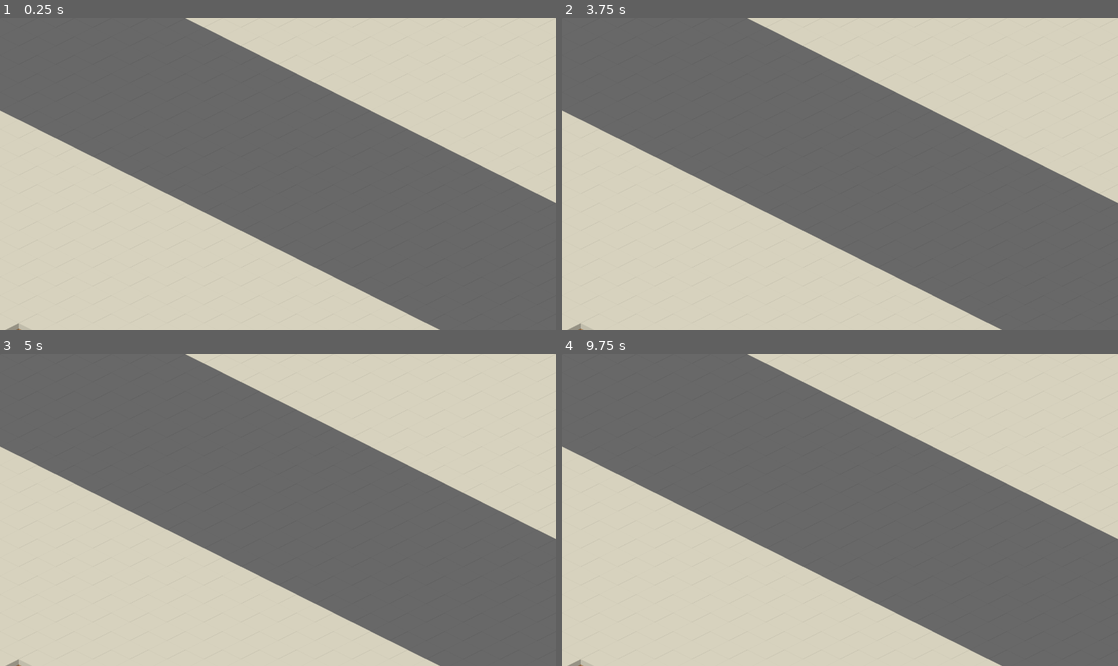
Above: before the commit, frames 1-4 (two rows, left to right).
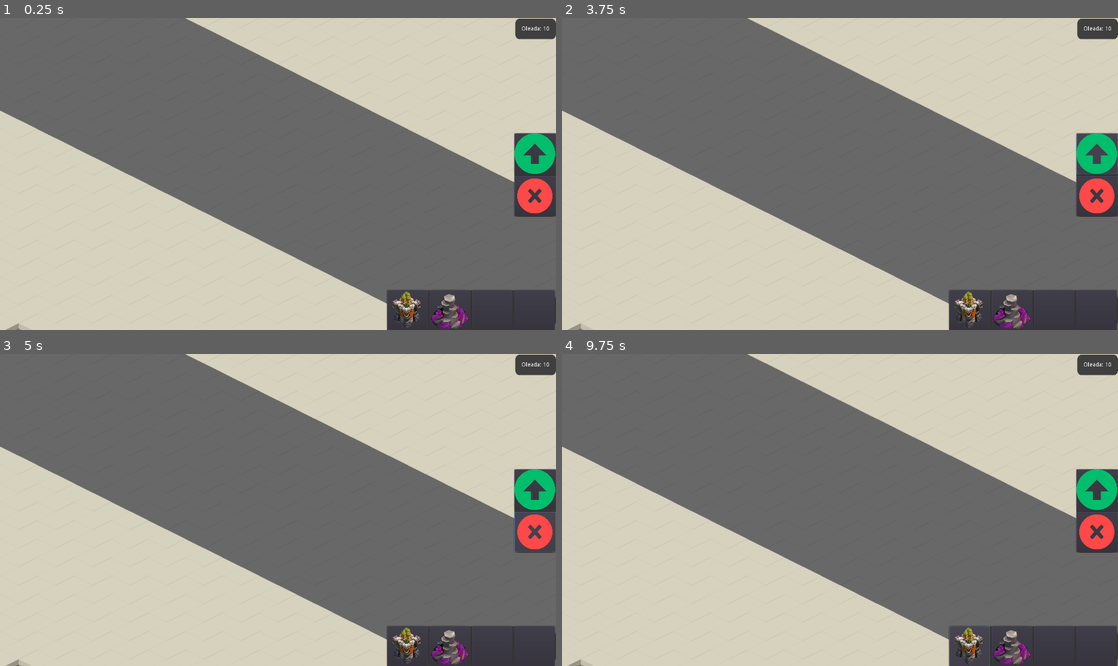
Above: after the commit, the same moments.

Repository: paola0298/CEvsEstudiantes
Game: Godot game, scene res://scenes/Map.tscn
Two runs of this game, one before a commit and one after it. Both use one fixed random seed, a clock stepped at 60 frames per second and the inputs below. This scene is started directly instead of the project's main scene.
Inputs (mouse positions are in pixels of both pictures, inside the frame that each line leads up to):
- Up to frame 1 (0.25 s): no input
- Up to frame 2 (3.75 s): click (967, 311) at 0.52 s; click (1012, 311) at 1.27 s; click (1056, 311) at 2.02 s; click (1095, 311) at 2.77 s; click (1095, 152) at 3.52 s
- Up to frame 3 (5 s): click (533, 531) at 4.27 s
- Up to frame 4 (9.75 s): click (967, 647) at 5.02 s; click (1012, 647) at 5.77 s; click (1056, 647) at 6.52 s; click (1095, 647) at 7.27 s; click (1095, 488) at 8.02 s; click (1095, 531) at 8.77 s; click (967, 647) at 9.52 s

The runs differ from the first frame. In frame 1, 6.3% of the frame differs, in the area x 69-100%, y 0-100%; in frame 2, 6.3%; in frame 3, 6.3%; in frame 4, 6.3%.

Commit message:
gui changes}

Diff:
--- a/godot-project/project.godot
+++ b/godot-project/project.godot
@@ -24,6 +24,8 @@
 window/size/width=1366
 window/size/height=768
 window/size/fullscreen=true
+window/stretch/mode="viewport"
+window/stretch/aspect="expand"
 
 [rendering]
 
--- a/godot-project/scenes/GUI.tscn
+++ /dev/null
@@ -1,58 +0,0 @@
-[gd_scene format=2]
-
-[node name="GUI" type="Control"]
-anchor_right = 1.0
-anchor_bottom = 1.0
-
-[node name="DefensesContainer" type="MarginContainer" parent="."]
-anchor_top = 1.0
-anchor_right = 1.0
-anchor_bottom = 1.0
-margin_top = -40.0
-custom_constants/margin_right = 20
-custom_constants/margin_top = 20
-custom_constants/margin_left = 20
-custom_constants/margin_bottom = 20
-
-[node name="Background" type="NinePatchRect" parent="DefensesContainer"]
-margin_left = 20.0
-margin_top = 20.0
-margin_right = 1346.0
-margin_bottom = 20.0
-
-[node name="HBoxContainer" type="HBoxContainer" parent="DefensesContainer"]
-margin_left = 20.0
-margin_top = 20.0
-margin_right = 1346.0
-margin_bottom = 20.0
-
-[node name="ActionsContainer" type="VBoxContainer" parent="."]
-anchor_left = 1.0
-anchor_top = 0.5
-anchor_right = 1.0
-anchor_bottom = 0.5
-margin_left = -40.0
-margin_top = -20.0
-margin_bottom = 20.0
-
-[node name="WaveContainer" type="CenterContainer" parent="."]
-anchor_left = 1.0
-anchor_right = 1.0
-margin_left = -89.0
-margin_bottom = 20.0
-
-[node name="MarginContainer" type="MarginContainer" parent="WaveContainer"]
-margin_right = 89.0
-margin_bottom = 34.0
-custom_constants/margin_right = 10
-custom_constants/margin_top = 10
-custom_constants/margin_left = 10
-custom_constants/margin_bottom = 10
-
-[node name="WaveCounter" type="Label" parent="WaveContainer/MarginContainer"]
-margin_left = 10.0
-margin_top = 10.0
-margin_right = 79.0
-margin_bottom = 24.0
-text = "Oleada: 10"
-valign = 1
--- a/godot-project/scenes/Map.tscn
+++ b/godot-project/scenes/Map.tscn
@@ -1,6 +1,7 @@
-[gd_scene load_steps=2 format=2]
+[gd_scene load_steps=3 format=2]
 
 [ext_resource path="res://tilesets/tileset_01.tres" type="TileSet" id=1]
+[ext_resource path="res://scenes/game_gui/GUI.tscn" type="PackedScene" id=2]
 
 [node name="Map" type="Node2D"]
 
@@ -11,3 +12,8 @@
 cell_size = Vector2( 130, 65 )
 format = 1
 tile_data = PoolIntArray( -1048561, 1, 0, -1048560, 1, 0, -983027, 1, 0, -983026, 1, 0, -983025, 1, 0, -983024, 1, 0, - …(8393 unchanged characters)…
+
+[node name="GUI" parent="." instance=ExtResource( 2 )]
+anchor_right = 0.0
+anchor_bottom = 0.0
+rect_min_size = Vector2( 1366, 768 )
--- /dev/null
+++ b/godot-project/scenes/game_gui/GUI.tscn
@@ -0,0 +1,126 @@
+[gd_scene load_steps=7 format=2]
+
+[ext_resource path="res://img/background.png" type="Texture" id=1]
+[ext_resource path="res://scenes/game_gui/control.tscn" type="PackedScene" id=2]
+[ext_resource path="res://img/archer.png" type="Texture" id=3]
+[ext_resource path="res://img/tower2.png" type="Texture" id=4]
+[ext_resource path="res://img/upgrade.png" type="Texture" id=5]
+[ext_resource path="res://img/delete.png" type="Texture" id=6]
+
+[node name="GUI" type="Control"]
+anchor_right = 1.0
+anchor_bottom = 1.0
+margin_top = 2.05054
+margin_bottom = 2.05054
+
+[node name="DefensesContainer" type="MarginContainer" parent="."]
+anchor_left = 1.0
+anchor_top = 1.0
+anchor_right = 1.0
+anchor_bottom = 1.0
+margin_left = -415.0
+margin_top = -100.0
+
+[node name="Background" type="NinePatchRect" parent="DefensesContainer"]
+margin_right = 415.0
+margin_bottom = 100.0
+rect_min_size = Vector2( 100, 0 )
+texture = ExtResource( 1 )
+
+[node name="HBoxContainer" type="HBoxContainer" parent="DefensesContainer/Background"]
+anchor_right = 1.0
+anchor_bottom = 1.0
+
+[node name="Archer" parent="DefensesContainer/Background/HBoxContainer" instance=ExtResource( 2 )]
+editor/display_folded = true
+
+[node name="Img" parent="DefensesContainer/Background/HBoxContainer/Archer" index="0"]
+texture = ExtResource( 3 )
+
+[node name="Mage" parent="DefensesContainer/Background/HBoxContainer" instance=ExtResource( 2 )]
+margin_left = 104.0
+margin_right = 204.0
+
+[node name="Img" parent="DefensesContainer/Background/HBoxContainer/Mage" index="0"]
+texture = ExtResource( 4 )
+
+[node name="Gunner" parent="DefensesContainer/Background/HBoxContainer" instance=ExtResource( 2 )]
+editor/display_folded = true
+margin_left = 208.0
+margin_right = 308.0
+
+[node name="FireLauncher" parent="DefensesContainer/Background/HBoxContainer" instance=ExtResource( 2 )]
+editor/display_folded = true
+margin_left = 312.0
+margin_right = 412.0
+
+[node name="ActionsContainer" type="MarginContainer" parent="."]
+editor/display_folded = true
+anchor_left = 1.0
+anchor_top = 0.5
+anchor_right = 1.0
+anchor_bottom = 0.5
+margin_left = -102.0
+margin_top = -102.5
+margin_bottom = 102.5
+
+[node name="Background" type="NinePatchRect" parent="ActionsContainer"]
+margin_right = 102.0
+margin_bottom = 205.0
+texture = ExtResource( 1 )
+
+[node name="VBoxContainer" type="VBoxContainer" parent="ActionsContainer/Background"]
+anchor_right = 1.0
+anchor_bottom = 1.0
+
+[node name="Upgrade" parent="ActionsContainer/Background/VBoxContainer" instance=ExtResource( 2 )]
+margin_right = 102.0
+
+[node name="Img" parent="ActionsContainer/Background/VBoxContainer/Upgrade" index="0"]
+texture = ExtResource( 5 )
+
+[node name="Remove" parent="ActionsContainer/Background/VBoxContainer" instance=ExtResource( 2 )]
+margin_top = 104.0
+margin_right = 102.0
+margin_bottom = 204.0
+
+[node name="Img" parent="ActionsContainer/Background/VBoxContainer/Remove" index="0"]
+texture = ExtResource( 6 )
+
+[node name="InfoContainer" type="MarginContainer" parent="."]
+editor/display_folded = true
+anchor_left = 1.0
+anchor_right = 1.0
+margin_left = -100.0
+margin_bottom = 50.0
+
+[node name="Background" type="NinePatchRect" parent="InfoContainer"]
+margin_right = 100.0
+margin_bottom = 50.0
+rect_min_size = Vector2( 100, 50 )
+texture = ExtResource( 1 )
+
+[node name="VBoxContainer" type="VBoxContainer" parent="InfoContainer/Background"]
+anchor_right = 1.0
+anchor_bottom = 1.0
+alignment = 1
+
+[node name="WaveCounter" type="Label" parent="InfoContainer/Background/VBoxContainer"]
+margin_top = 18.0
+margin_right = 100.0
+margin_bottom = 32.0
+text = "Oleada: 10"
+align = 1
+valign = 1
+
+[editable path="DefensesContainer/Background/HBoxContainer/Archer"]
+
+[editable path="DefensesContainer/Background/HBoxContainer/Mage"]
+
+[editable path="DefensesContainer/Background/HBoxContainer/Gunner"]
+
+[editable path="DefensesContainer/Background/HBoxContainer/FireLauncher"]
+
+[editable path="ActionsContainer/Background/VBoxContainer/Upgrade"]
+
+[editable path="ActionsContainer/Background/VBoxContainer/Remove"]
--- /dev/null
+++ b/godot-project/scenes/game_gui/control.tscn
@@ -0,0 +1,10 @@
+[gd_scene format=2]
+
+[node name="Button" type="Button"]
+margin_right = 100.0
+margin_bottom = 100.0
+rect_min_size = Vector2( 100, 100 )
+
+[node name="Img" type="TextureRect" parent="."]
+rect_min_size = Vector2( 100, 100 )
+expand = true
Binary file added: godot-project/img/archer.png
Not shown, added: godot-project/img/archer.png.import
Binary file added: godot-project/img/archers01.png
Not shown, added: godot-project/img/archers01.png.import
Binary file added: godot-project/img/arpia.jpeg
Not shown, added: godot-project/img/arpia.jpeg.import
Binary file added: godot-project/img/background.png
Not shown, added: godot-project/img/background.png.import
Binary file added: godot-project/img/elf.png
Not shown, added: godot-project/img/elf.png.import
Binary file added: godot-project/img/mage.jpeg
Not shown, added: godot-project/img/mage.jpeg.import
(and 8 more such lines)
